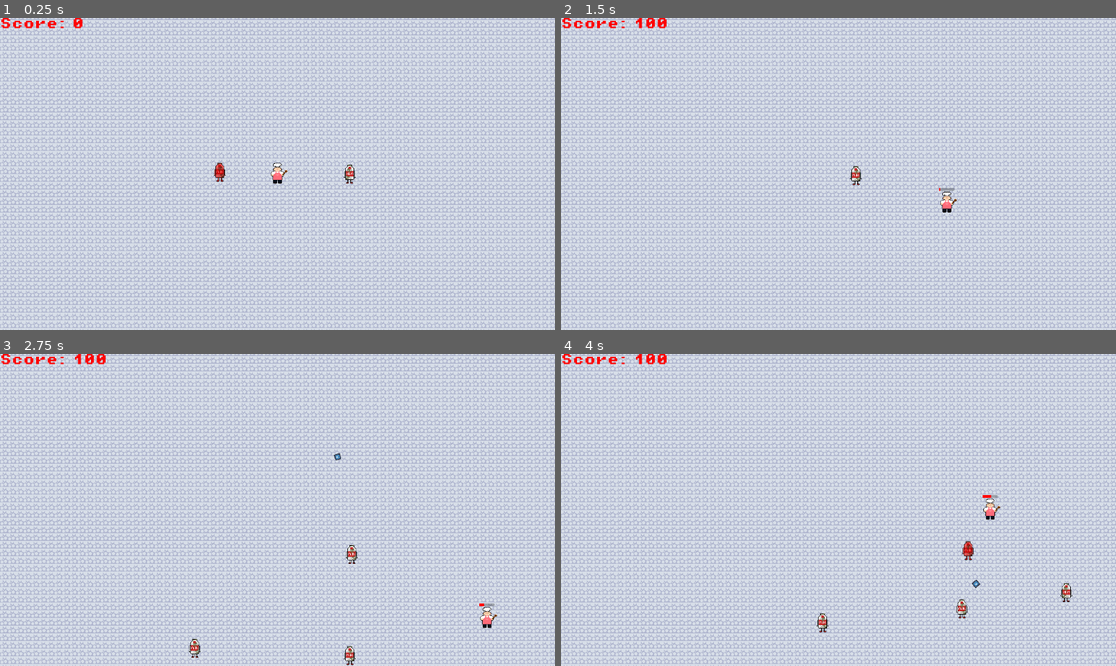
Above: before the commit, frames 1-4 (two rows, left to right).
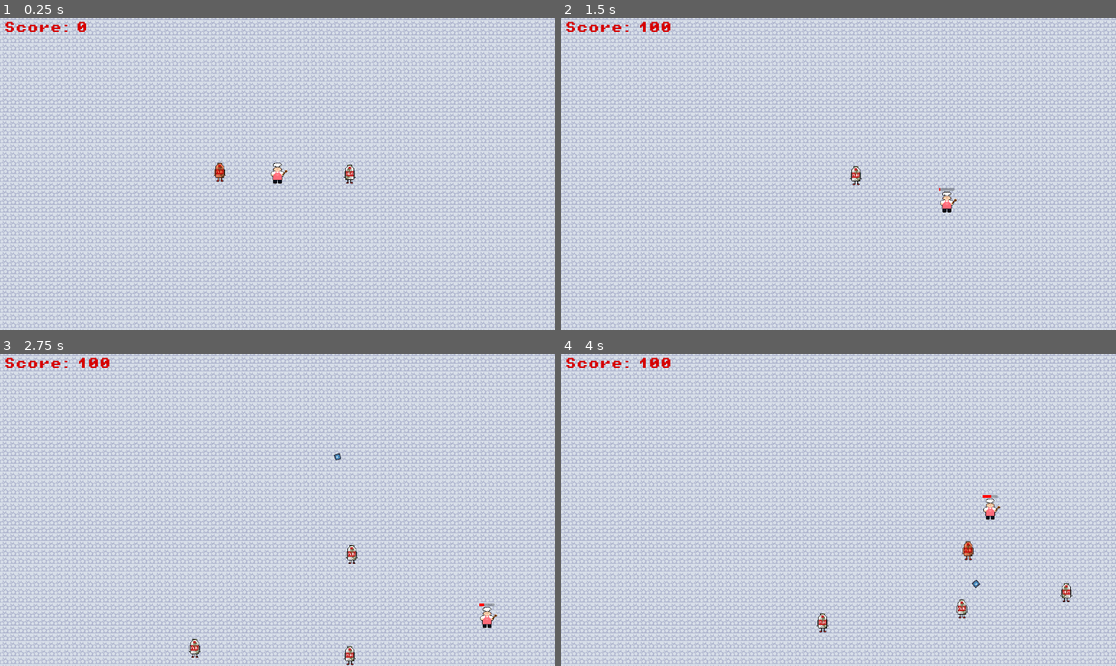
Above: after the commit, the same moments.

Repository: ChristianSalon/mini-jame-gam-55
Game: Godot game, scene res://scenes/game.tscn
Same seed, same stepped clock (60 frames per second), same inputs: the game is played once before the commit and once after it. The engine's default icon, where the game draws it, is replaced by a stand-in: a white triangle on a blue panel in a dark square.
Inputs (mouse positions are in pixels of both pictures, inside the frame that each line leads up to):
- Up to frame 1 (0.25 s): no input
- Up to frame 2 (1.5 s): move the mouse to (960, 158) at 0.52 s; press the mouse at (960, 158) at 0.53 s; hold D (move_right) 0.53-1.28 s; move the mouse to (727, 189) at 1.27 s; release the mouse at (727, 189) at 1.28 s; hold S (move_down) from 1.28 s (still down); click (727, 189) at 1.35 s
- Up to frame 3 (2.75 s): move the mouse to (333, 441) at 2.02 s; release S (move_down) at 2.03 s; press the mouse at (333, 441) at 2.03 s; hold D (move_right) from 2.03 s (still down)
- Up to frame 4 (4 s): move the mouse to (810, 572) at 2.77 s; release D (move_right) at 2.78 s; release the mouse at (810, 572) at 2.78 s; hold W (move_up) 2.78-3.53 s; click (810, 572) at 2.85 s; move the mouse to (1005, 556) at 3.52 s; press the mouse at (1005, 556) at 3.53 s; hold A (move_left) from 3.53 s (still down)

The runs differ from the first frame. In frame 1, 0.4% of the frame differs, in the area x 0-41%, y 0-52%; in frame 2, 0.5%; in frame 3, 0.5%; in frame 4, 0.5%, in the area x 0-75%, y 0-66%.

Commit message:
feat: Player death

Diff:
--- a/scenes/milk_enemy.gd
+++ b/scenes/milk_enemy.gd
@@ -61,7 +61,7 @@
 
 	# Visual flash to telegraph the strike
 	var tween = create_tween()
-	tween.tween_property(sprite, "modulate", Color.RED, 0.4)
+	tween.tween_property(sprite, "modulate", Color.ORANGE_RED, 0.4)
 	tween.finished.connect(start_dash)
 
 func start_dash() -> void:
--- a/scenes/player.tscn
+++ b/scenes/player.tscn
@@ -18,7 +18,10 @@
 [node name="Sprite2D" type="Sprite2D" parent="." unique_id=759140145]
 texture = ExtResource("2_qhqgy")
 
-[node name="CollisionShape2D" type="CollisionShape2D" parent="." unique_id=783601129]
+[node name="Hurtbox" type="Area2D" parent="." unique_id=1630947648]
+collision_mask = 2
+
+[node name="CollisionShape2D" type="CollisionShape2D" parent="Hurtbox" unique_id=783601129]
 position = Vector2(0, 2)
 shape = SubResource("CapsuleShape2D_g2els")
 
@@ -35,3 +38,5 @@
 max_value = 1.0
 fill_mode = 3
 show_percentage = false
+
+[connection signal="body_entered" from="Hurtbox" to="." method="_on_hurtbox_body_entered"]
--- a/scenes/ui.tscn
+++ b/scenes/ui.tscn
@@ -2,13 +2,60 @@
 
 [ext_resource type="Script" uid="uid://b4dm7ugsk0of5" path="res://ui.gd" id="1_nt7q6"]
 [ext_resource type="FontFile" uid="uid://krq1ljcjmn58" path="res://assets/fonts/PixelOperator8-Bold.ttf" id="2_x4jx1"]
+[ext_resource type="FontFile" uid="uid://c5hflqlyalk8l" path="res://assets/fonts/PixelOperator8.ttf" id="3_yev5y"]
+
+[sub_resource type="StyleBoxFlat" id="StyleBoxFlat_x4jx1"]
+bg_color = Color(0.8392157, 0, 0, 1)
+
+[sub_resource type="StyleBoxFlat" id="StyleBoxFlat_yev5y"]
+bg_color = Color(0.90588236, 0.90588236, 0.90588236, 1)
+expand_margin_left = 16.0
+expand_margin_top = 8.0
+expand_margin_right = 16.0
+expand_margin_bottom = 8.0
 
 [node name="UI" type="CanvasLayer" unique_id=1931595746]
+process_mode = 3
 script = ExtResource("1_nt7q6")
 
 [node name="ScoreLabel" type="Label" parent="." unique_id=1561941357]
-offset_right = 40.0
-offset_bottom = 23.0
-theme_override_colors/font_color = Color(1, 0, 0, 1)
+texture_filter = 1
+offset_left = 8.0
+offset_top = 8.0
+offset_right = 48.0
+offset_bottom = 32.0
+theme_override_colors/font_color = Color(0.8392157, 0, 0, 1)
 theme_override_fonts/font = ExtResource("2_x4jx1")
 theme_override_font_sizes/font_size = 24
+
+[node name="GameOverPanel" type="PanelContainer" parent="." unique_id=1171152237]
+anchors_preset = 15
+anchor_right = 1.0
+anchor_bottom = 1.0
+grow_horizontal = 2
+grow_vertical = 2
+theme_override_styles/panel = SubResource("StyleBoxFlat_x4jx1")
+
+[node name="CenterContainer" type="CenterContainer" parent="GameOverPanel" unique_id=1732409285]
+layout_mode = 2
+
+[node name="VBoxContainer" type="VBoxContainer" parent="GameOverPanel/CenterContainer" unique_id=297860296]
+custom_minimum_size = Vector2(300, 100)
+layout_mode = 2
+theme_override_constants/separation = 18
+
+[node name="Label" type="Label" parent="GameOverPanel/CenterContainer/VBoxContainer" unique_id=1673276389]
+layout_mode = 2
+theme_override_fonts/font = ExtResource("2_x4jx1")
+theme_override_font_sizes/font_size = 32
+text = "THE MILK SPOILED YOUR DAY!"
+
+[node name="RestartButton" type="Button" parent="GameOverPanel/CenterContainer/VBoxContainer" unique_id=1332184190]
+layout_mode = 2
+size_flags_horizontal = 4
+theme_override_colors/font_color = Color(0.8392157, 0, 0, 1)
+theme_override_fonts/font = ExtResource("3_yev5y")
+theme_override_styles/normal = SubResource("StyleBoxFlat_yev5y")
+theme_override_styles/pressed = SubResource("StyleBoxFlat_yev5y")
+theme_override_styles/hover = SubResource("StyleBoxFlat_yev5y")
+text = "Try Again"
--- a/scripts/player.gd
+++ b/scripts/player.gd
@@ -24,6 +24,18 @@
 	if event.is_action_pressed("left_mouse_click") and shoot_timer.is_stopped():
 		shoot()
 
+func _on_hurtbox_body_entered(body: Node) -> void:
+	# Check if the object hitting us is an enemy
+	if body.is_in_group("enemies") or body.has_method("die"):
+		die()
+
+func die() -> void:
+	var ui = get_tree().get_first_node_in_group("ui")
+	if ui:
+		ui.show_game_over()
+
+	queue_free()
+
 func shoot() -> void:
 	shoot_timer.start()
 
--- a/ui.gd
+++ b/ui.gd
@@ -1,11 +1,27 @@
 extends CanvasLayer
 
 @onready var score_label: Label = $ScoreLabel
+@onready var game_over_panel: PanelContainer = $GameOverPanel
+@onready var restart_button: Button = $GameOverPanel/CenterContainer/VBoxContainer/RestartButton
 
 var score: int = 0
 
 func _ready() -> void:
 	update_score_text()
+	game_over_panel.hide()
+	restart_button.pressed.connect(_on_restart_button_pressed)
+
+func show_game_over() -> void:
+	game_over_panel.show()
+	# Pause the entire game world logic so enemies stop moving
+	get_tree().paused = true
+
+func _on_restart_button_pressed() -> void:
+	# Unpause the game tree before reloading, otherwise the new game stays frozen
+	get_tree().paused = false
+
+	# Reload the current active scene from scratch
+	get_tree().reload_current_scene()
 
 func add_score(amount: int) -> void:
 	score += amount
